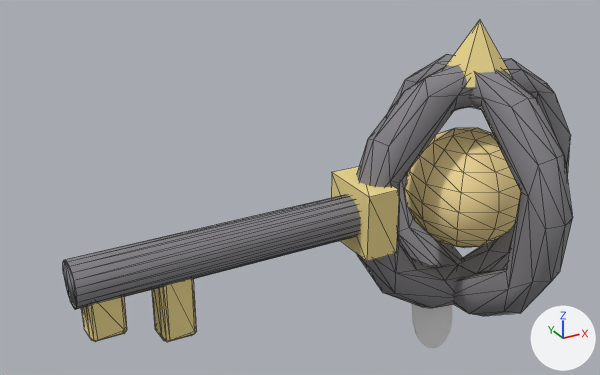
Renders of the OBJ model assets/meshes/LanternKey.obj from each side of a commit.
Camera for both pictures: a 50 mm lens placed at (-2.55, -2.93, 2.63), pointed at (-0.85, 0.16, 1.09). The axes (+X, +Y, +Z) are drawn at lower right. The lights are the same throughout. The first picture is the older version. Mesh edges are drawn as thin lines on the coarser meshes. Where no turn or scale is listed for an object, it has been applied to the vertices. Vertices at exactly the same position are counted once.

Objects in the first picture: 'Brass', 'Glow', 'Iron', 'Leaf'.
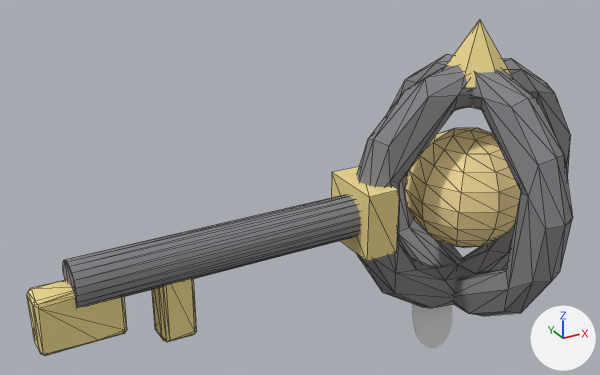
Location of each change, (x1, y1, x2, y2) in pixels of the pictures (600 x 375 px; the box of a moved part takes in the faces that stretch with it):
'Brass', reshaped (12% wider)
    before: (81, 20, 512, 342)
    after: (27, 20, 512, 356)
part 1 of me_brass, moved or reshaped
    before: (81, 297, 125, 342)
    after: (27, 280, 125, 356)
part 2 of me_brass, shading changed
    before: (81, 304, 97, 342)
    after: (27, 280, 97, 356)
part 3 of me_glow, shading changed
    both: (407, 133, 520, 234)
part 4 of me_iron, shading changed
    both: (63, 82, 567, 315)

Patch to the scene script:
```diff
--- a/assets/meshes/LanternKey.obj.py
+++ b/assets/meshes/LanternKey.obj.py
@@ me_brass @@
 # used by ob_brass; location = (0.0, 0.0, 0.0)
-me_brass.from_pydata(...)  # 103 vertices, 190 faces; spans x -1.93..0.16, y -0.18..0.18, z 0.61..1.81
+me_brass.from_pydata(...)  # 103 vertices, 190 faces; spans x -2.13..0.16, y -0.18..0.18, z 0.61..1.81
+# me_brass part 1: all 20 vertices in x -1.93..-1.91, y -0.07..0.07, z 0.71..0.97 are moved by (-0.2, 0.0, 0.0)
+# me_brass part 2: all faces are now shaded flat (190 of 190 changed)
 me_brass.materials.append(mat_brass)
@@ me_glow @@
 me_glow.from_pydata(...)  # 82 vertices, 160 faces; spans x -0.3..0.3, y -0.3..0.3, z 0.668..1.268
 # used by ob_glow; location = (0.0, 0.0, 0.0)
+# me_glow part 3: all faces are now shaded flat (160 of 160 changed)
 me_glow.materials.append(mat_glow)
@@ me_iron @@
 me_iron.from_pydata(...)  # 215 vertices, 434 faces; spans x -1.97..0.66, y -0.66..0.66, z 0.3..1.63
 # used by ob_iron; location = (0.0, 0.0, 0.0)
+# me_iron part 4: all faces are now shaded flat (434 of 434 changed)
 me_iron.materials.append(mat_iron)
```
